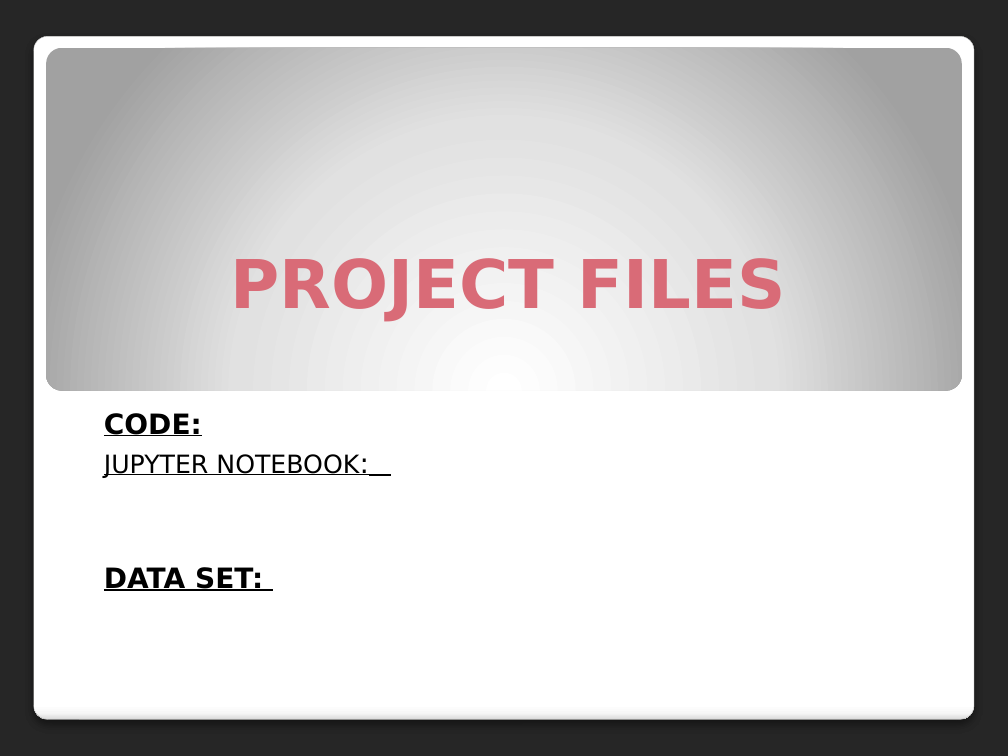
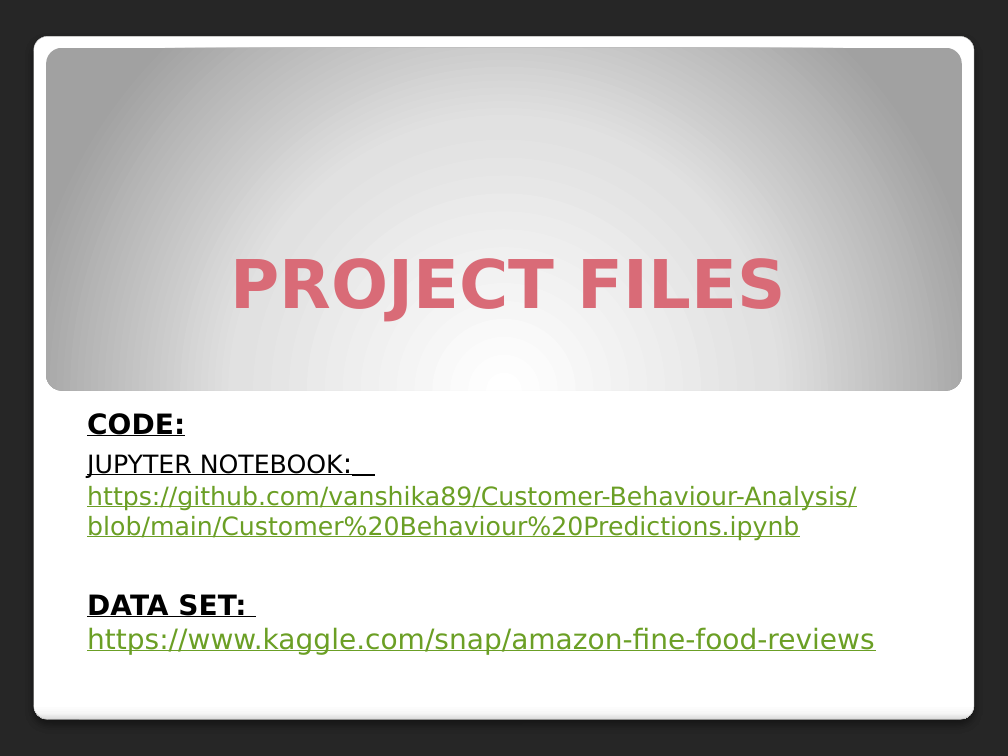
Before and after one commit to vanshika89/Customer-Behaviour-Analysis, a slide deck: slide 11 of Customer Behaviour Predictions ppt.pptx. Drawn at 1008x756 pixels with LibreOffice and Linux fonts; fonts in the diff are those of the drawing. Boxes give left, top, right and bottom in pixels: in the first picture for what was removed or moved away, otherwise in the second. Text is boxed around its words. In the diff, an @@ line names an element or a change of style, - is before the commit and + after.

Commit message:
Power Point Presentation

```diff
--- a/Customer Behaviour Predictions ppt.pptx
+++ b/Customer Behaviour Predictions ppt.pptx
@@ subtitle "CODE:" moved from (x1=104, y1=413, x2=359, y2=591) to (x1=87, y1=413, x2=875, y2=655) @@
@@ subtitle at (x1=87, y1=486, x2=856, y2=541): paragraph added @@
+https://github.com/vanshika89/Customer-Behaviour-Analysis/blob/main/Customer%20Behaviour%20Predictions.ipynb
@@ subtitle at (x1=87, y1=627, x2=875, y2=655): paragraph added @@
+https://www.kaggle.com/snap/amazon-fine-food-reviews
```
